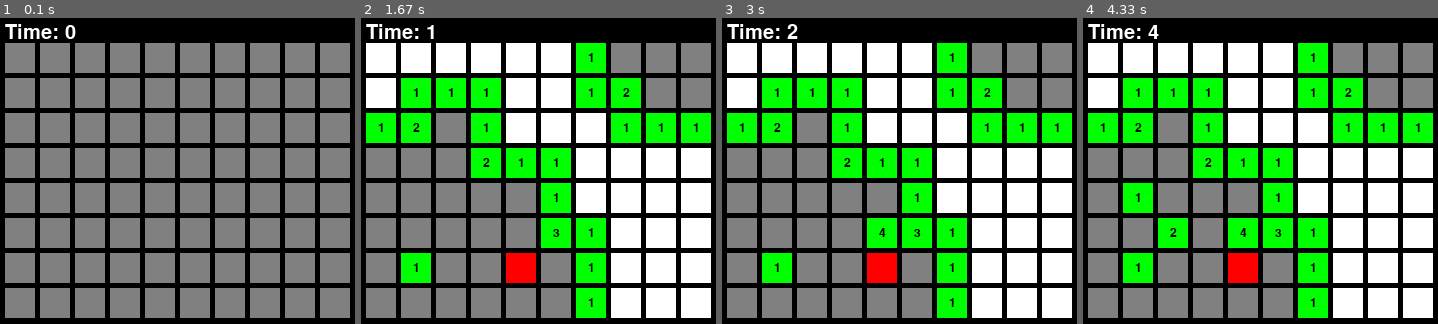
Above: before the commit, frames 1-4 (left to right).
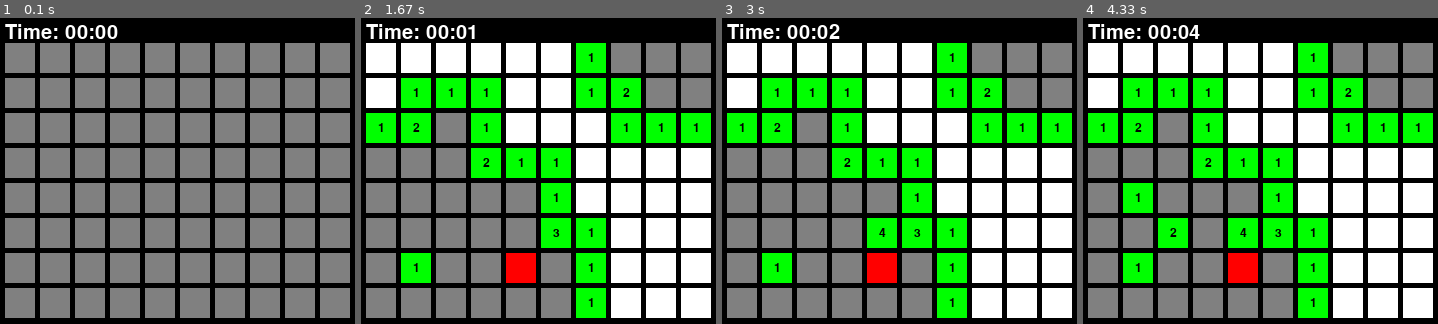
Above: after the commit, the same moments.

Repository: tferretti02/minesweeper
Game: pygame game, started from src/pygame_script.py
Same seed, same stepped clock (60 frames per second), same inputs: the game is played once before the commit and once after it.
Inputs (mouse positions are in pixels of both pictures, inside the frame that each line leads up to):
- Up to frame 1 (0.1 s): no input
- Up to frame 2 (1.67 s): click (652, 171) at 0.38 s; click (428, 256) at 0.72 s; right-click (520, 265) at 1.55 s
- Up to frame 3 (3 s): click (899, 219) at 1.88 s
- Up to frame 4 (4.33 s): click (1143, 210) at 3.05 s; click (1175, 238) at 3.88 s

The runs differ from the first frame. In frame 1, 0.3% of the frame differs, in the area x 21-34%, y 2-7%; in frame 2, 0.4%; in frame 3, 0.4%, in the area x 18-34%, y 1-7%; in frame 4, 0.4%.

Commit message:
change time to minutes and seconds

Diff:
--- a/src/pygame_script.py
+++ b/src/pygame_script.py
@@ -165,13 +165,21 @@
                         reveal_square(i, j)
 
     # Increment the timer
-    timer = pygame.time.get_ticks() / 1000
+    timer = pygame.time.get_ticks()
+
+    # change milliseconds into minutes, seconds
+    counting_minutes = str(timer//60000).zfill(2)
+    counting_seconds = str((timer % 60000)//1000).zfill(2)
+
+    counting_string = "%s:%s" % (
+        counting_minutes, counting_seconds)
 
     # Set up the font for the timer text
     timer_font = pygame.font.Font(None, 30)
 
     # Create a text surface for the updated timer value
-    timer_text = timer_font.render("Time: " + str(int(timer)), True, WHITE)
+    timer_text = timer_font.render(
+        "Time: " + str(counting_string), True, WHITE)
 
     # Blit the grid surface to the screen
     screen.fill(BLACK)
